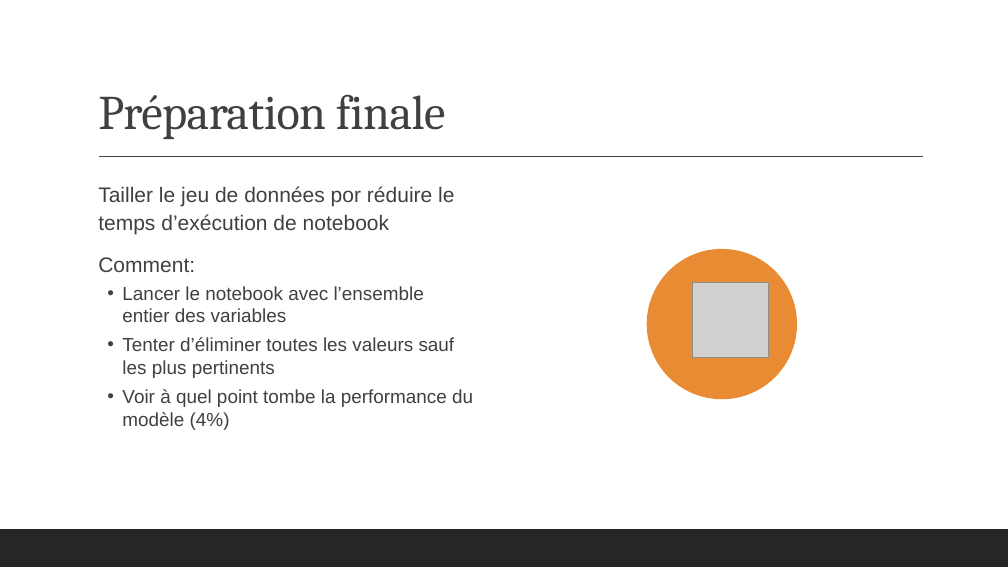
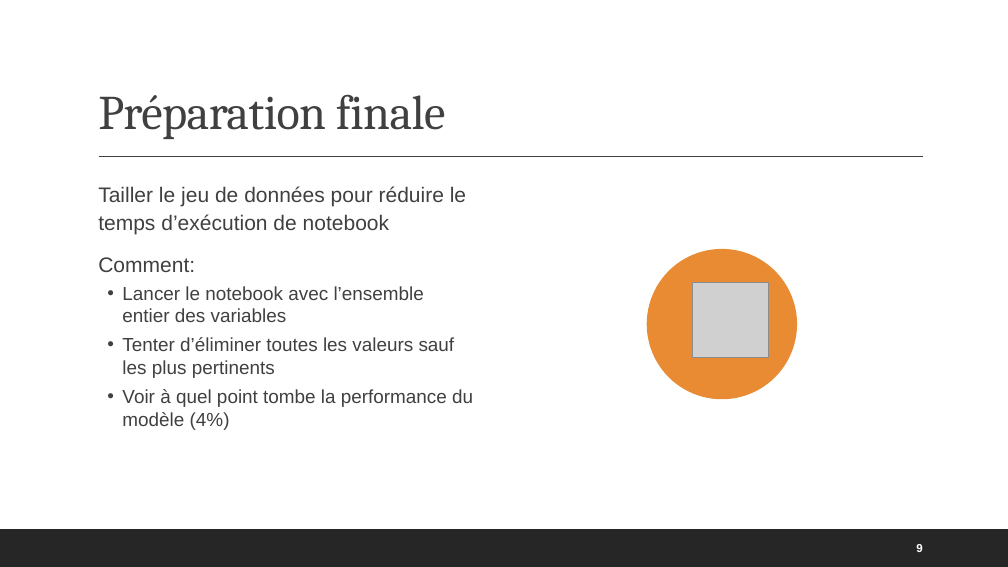
Before and after one commit to VeronikaBerezhnaia/OC_P7_credit_scoring, a slide deck: slide 9 of P7_presentation_Berezhnaia.pptx. Drawn at 1008x567 pixels with LibreOffice and Linux fonts; fonts in the diff are those of the drawing; grey boxes stand for pictures. Boxes give left, top, right and bottom in pixels: in the first picture for what was removed or moved away, otherwise in the second. Text is boxed around its words. In the diff, an @@ line names an element or a change of style, - is before the commit and + after.

```diff
--- a/P7_presentation_Berezhnaia.pptx
+++ b/P7_presentation_Berezhnaia.pptx
@@ text at (98,186,466,234): text changed @@
-  Tailler le jeu de données por réduire le temps d’exécution de notebook
+  Tailler le jeu de données pour réduire le temps d’exécution de notebook
@@ page number added at (916,544,922,552), 11 pt, text #FFFFFF, bold @@
+9
```
Also in this commit, not shown: 15 other slides changed, 5 other files.
